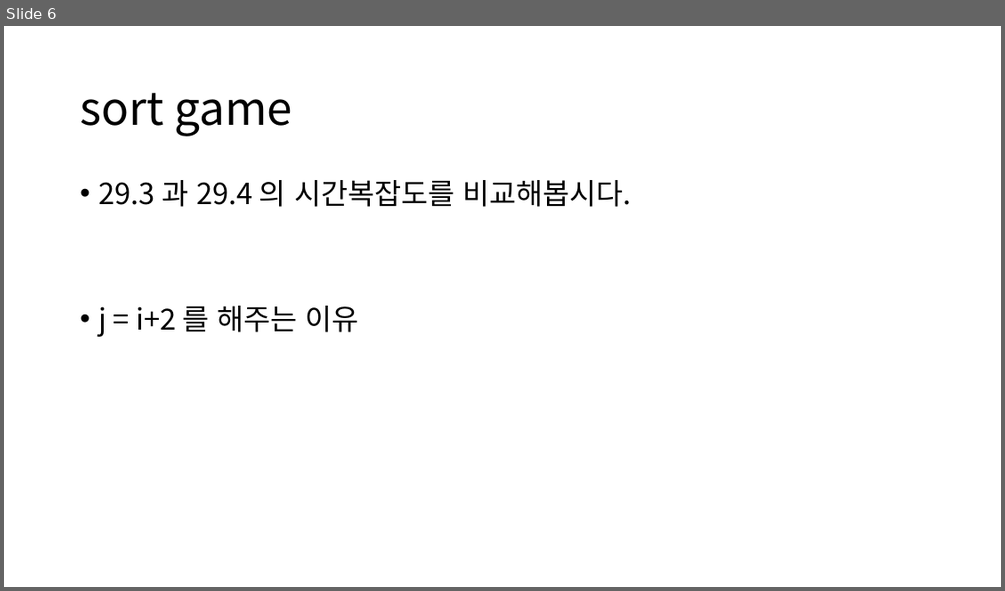
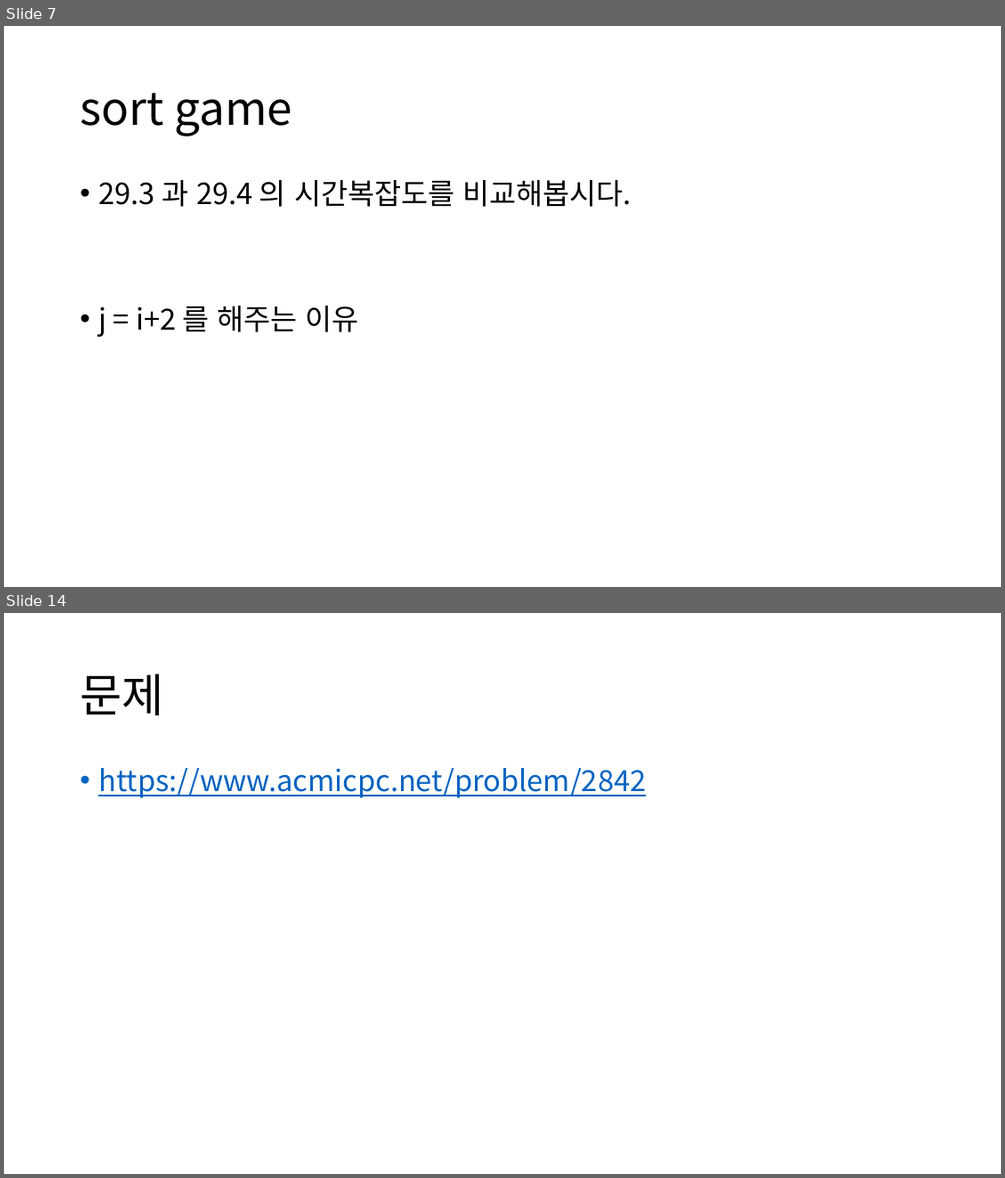
Before and after one commit to ALGOSOPT/algosopt, a slide deck: Chapter29/bfs.pptx. Shown one above the other, each under a label of ours: slide 6 before the commit, slides 7 and 14 after it; the slides between them are not shown. The pictures are 1005x591 and 1005x1178 pixels, drawn with LibreOffice and Linux fonts; fonts in the diff are those of the drawing. Boxes give left, top, right and bottom in pixels: in the first picture for what was removed or moved away, otherwise in the second. Text is boxed around its words. In the diff, an @@ line names an element or a change of style, - is before the commit and + after.

```diff
--- a/Chapter29/bfs.pptx
+++ b/Chapter29/bfs.pptx
@@ slide 14 added at [4, 613, 1001, 1174], background #FFFFFF @@
@@ title added at [80, 674, 163, 715], 44 pt, text #000000 @@
+문제
@@ text added at [98, 768, 646, 798], 28 pt, text #0563C1, underline @@
+• https://www.acmicpc.net/problem/2842
@@ what was slide 6 is now slide 7 @@
```
Also in this commit, not shown: 2 slides changed, 7 other slides added, 1 slide removed.
